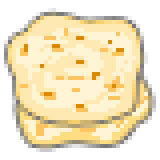
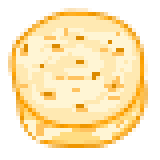
Before/after of a 160 x 160 layered artwork. What changed in the layer stack:
painted on "Слой 6" over [136, 96, 148, 108]
painted on "Слой 5" over [132, 92, 148, 116]
painted on "Фигура 1 (копия)" over [4, 8, 148, 132]
painted on "Фигура 1" over [12, 72, 156, 152]
